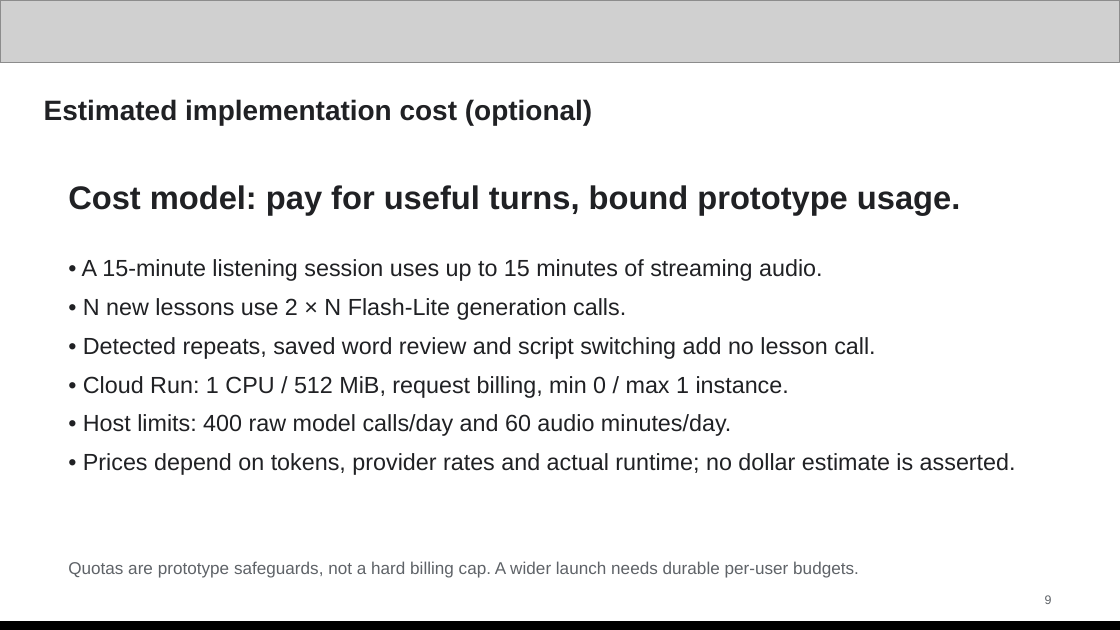
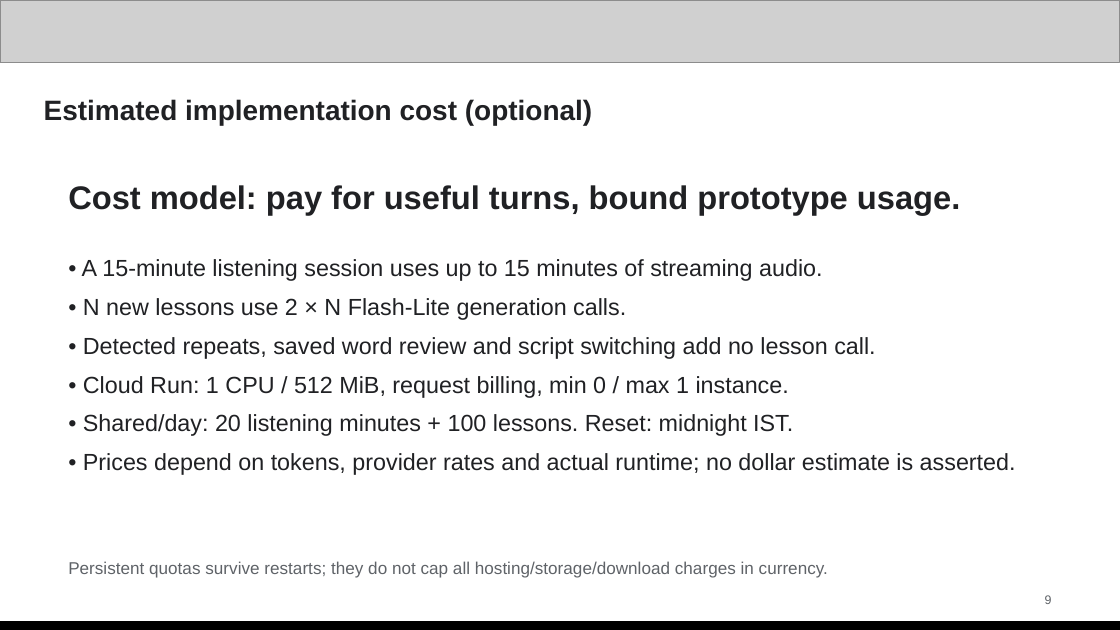
Before and after one commit to U4AR/LingoLive, a slide deck: slide 9 of docs/submission/LingoLive-Pitch-Deck.pptx. Drawn at 1120x630 pixels with LibreOffice and Linux fonts; fonts in the diff are those of the drawing; grey boxes stand for pictures. Boxes give left, top, right and bottom in pixels: in the first picture for what was removed or moved away, otherwise in the second. Text is boxed around its words. In the diff, an @@ line names an element or a change of style, - is before the commit and + after.

```diff
--- a/docs/submission/LingoLive-Pitch-Deck.pptx
+++ b/docs/submission/LingoLive-Pitch-Deck.pptx
@@ text at (x1=83, y1=414, x2=793, y2=436): text changed @@
-• Host limits: 400 raw model calls/day and 60 audio minutes/day.
+• Shared/day: 20 listening minutes + 100 lessons. Reset: midnight IST.
@@ text at (x1=68, y1=561, x2=828, y2=578): text changed @@
-Quotas are prototype safeguards, not a hard billing cap. A wider launch needs durable per-user budgets.
+Persistent quotas survive restarts; they do not cap all hosting/storage/download charges in currency.
```
Also in this commit, not shown: 6 other slides changed, 36 other files.
